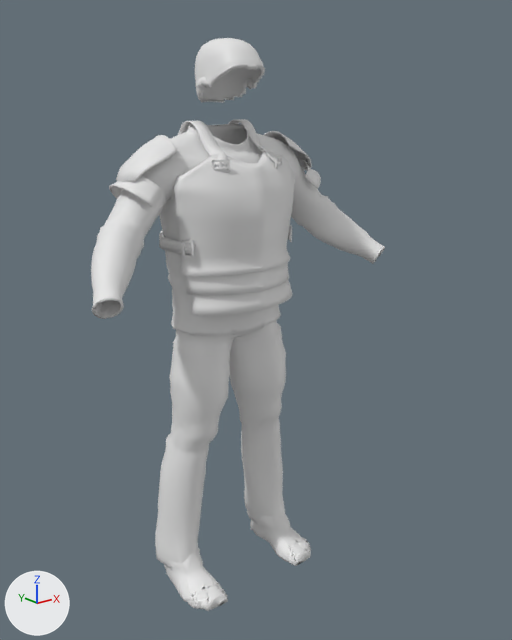
The glTF model game/assets/characters/clothing.glb, before and after one commit.
Rendered twice from a 50 mm camera at (-1.334, -1.852, 1.626) aimed at (0.047, -0.125, 0.935). The axes (+X, +Y, +Z) are drawn at lower left. The lights are the same throughout. The first picture is the older version. Objects named as collision shapes, trigger or cutter boxes, shadow casters or lower levels of detail are left out.

Script lines for the objects in view, before the commit:
```python
me_knit_cap_lod0 = bpy.data.meshes.new('knit_cap_lod0')
me_knit_cap_lod0.from_pydata(...)  # 750 vertices, 1372 faces; spans x -0.103..0.103, y -0.172..0.064, z 1.611..1.794
me_knit_cap_lod0.materials.append(mat_knit_cap)  # white #e7e7e7
me_laced_boots_lod0 = bpy.data.meshes.new('laced_boots_lod0')
me_laced_boots_lod0.from_pydata(...)  # 2406 vertices, 4768 faces; spans x -0.271..0.271, y -0.223..0.062, z -0.001..0.248
me_laced_boots_lod0.materials.append(mat_laced_boots)  # white #e7e7e7
me_woven_trousers_lod0 = bpy.data.meshes.new('woven_trousers_lod0')
me_woven_trousers_lod0.from_pydata(...)  # 1661 vertices, 3230 faces; spans x -0.281..0.276, y -0.151..0.103, z 0.075..1.026
me_woven_trousers_lod0.materials.append(mat_woven_trousers)  # white #e7e7e7
ob_knit_cap_lod0 = bpy.data.objects.new('knit_cap_lod0', me_knit_cap_lod0)
ob_knit_cap_lod0.location = (0.0, 0.0, 0.0)
ob_laced_boots_lod0 = bpy.data.objects.new('laced_boots_lod0', me_laced_boots_lod0)
ob_laced_boots_lod0.location = (0.0, 0.0, 0.0)
ob_woven_trousers_lod0 = bpy.data.objects.new('woven_trousers_lod0', me_woven_trousers_lod0)
ob_woven_trousers_lod0.location = (0.0, 0.0, 0.0)
# also in view: 'riveted_breastplate_lod0' at (0.0, -0.017, 1.279); 'woven_shirt_lod0' at (0.0, -0.064, 1.228)
```
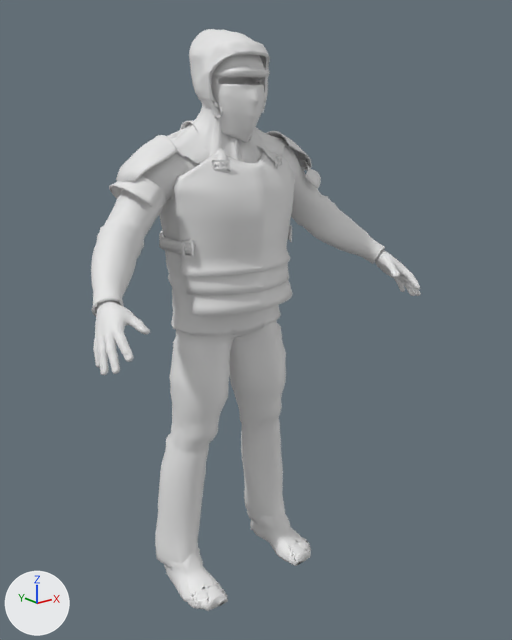
What differs and where, as boxes (x1, y1, x2, y2) in the pictures (512 x 640 px):
'woven_hood_lod0', added: after (167, 29, 287, 164)
'woven_gloves_lod0', added: after (93, 250, 421, 375)
'metal_mask_lod0', added: after (211, 54, 268, 143)
'knit_cap_lod0', unchanged, covered by the edit: before (195, 38, 265, 103); after (195, 59, 265, 103)

The change, as a list of edits to the scene's bpy script:
```text
Add mat_woven_hood:
    mat_woven_hood = principled_material('woven_hood')
    mat_woven_hood.base_color = (0.8, 0.8, 0.8)  # white #e7e7e7
Add mat_woven_gloves:
    mat_woven_gloves = principled_material('woven_gloves')
    mat_woven_gloves.base_color = (0.8, 0.8, 0.8)  # white #e7e7e7
Add mat_metal_mask:
    mat_metal_mask = principled_material('metal_mask')
    mat_metal_mask.base_color = (0.8, 0.8, 0.8)  # white #e7e7e7
Add me_woven_hood_lod0:
    me_woven_hood_lod0.from_pydata(...)  # 4290 vertices, 8373 faces; spans x -0.253..0.253, y -0.184..0.134, z 1.38..1.823
    me_woven_hood_lod0.materials.append(mat_woven_hood)  # white #e7e7e7
Add me_woven_gloves_lod0:
    me_woven_gloves_lod0.from_pydata(...)  # 3446 vertices, 6844 faces; spans x -0.603..0.603, y -0.383..-0.149, z 0.963..1.157
    me_woven_gloves_lod0.materials.append(mat_woven_gloves)  # white #e7e7e7
Add me_metal_mask_lod0:
    me_metal_mask_lod0.from_pydata(...)  # 3330 vertices, 6652 faces; spans x -0.093..0.093, y -0.194..0.057, z 1.498..1.784
    me_metal_mask_lod0.materials.append(mat_metal_mask)  # white #e7e7e7
Add ob_woven_hood_lod0:
    ob_woven_hood_lod0 = bpy.data.objects.new('woven_hood_lod0', me_woven_hood_lod0)
    ob_woven_hood_lod0.location = (0.0, 0.0, 0.0)
Add ob_woven_gloves_lod0:
    ob_woven_gloves_lod0 = bpy.data.objects.new('woven_gloves_lod0', me_woven_gloves_lod0)
    ob_woven_gloves_lod0.location = (0.0, 0.0, 0.0)
Add ob_metal_mask_lod0:
    ob_metal_mask_lod0 = bpy.data.objects.new('metal_mask_lod0', me_metal_mask_lod0)
    ob_metal_mask_lod0.location = (0.0, 0.0, 0.0)
```
